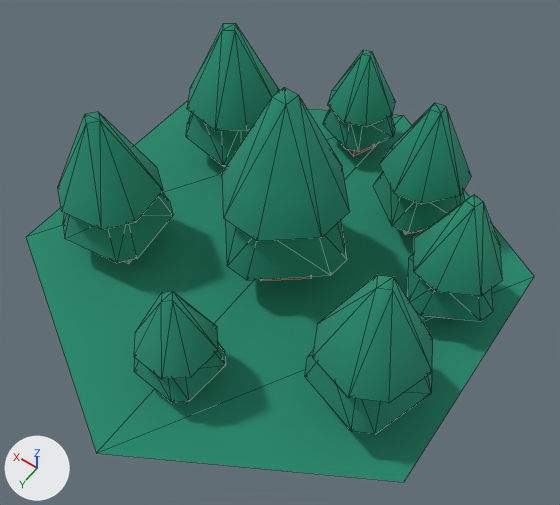
The glTF model sciv/assets/models/bits/flat_heavy_forest.glb as it was, and as the next commit left it.
Both versions are drawn from a camera (50 mm lens) standing at (-0.634, 0.869, 1.392) and looking at (-0.072, 0.082, 0.155). Arrows for +X, +Y and +Z are at lower left; the lights stay in place. The first picture is the older version. Mesh edges are drawn as thin lines. Vertices at exactly the same position are counted once.

In view in the first picture: 'grass-forest'.
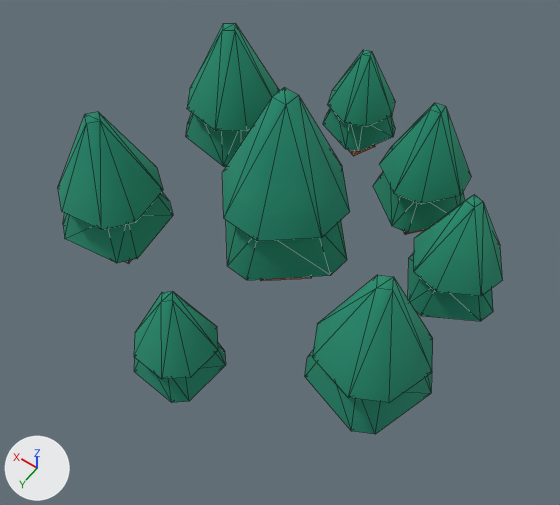
Location of each change, (x1, y1, x2, y2) in pixels of the pictures (560 x 505 px):
'grass-forest', reshaped (12% narrower, 10% shorter)
    before: (26, 23, 534, 482)
    after: (58, 23, 503, 434)
part 1 of me_grass_forest, deleted (green)
    before: (26, 101, 534, 482)

What changed in the scene script:
```text
Change me_grass_forest:
    used by ob_grass_forest; location = (0.0, 0.0, -0.198)
    remove me_grass_forest.from_pydata(...)  # 294 vertices, 420 faces; spans x -0.5..0.5, y -0.577..0.577, z 0.2..0.675
    add me_grass_forest.from_pydata(...)  # 288 vertices, 416 faces; spans x -0.476..0.413, y -0.506..0.433, z 0.2..0.675
    me_grass_forest part 1: the loose piece of 6 vertices spanning x -0.5..0.5, y -0.577..0.577, z 0.2 is deleted
```
